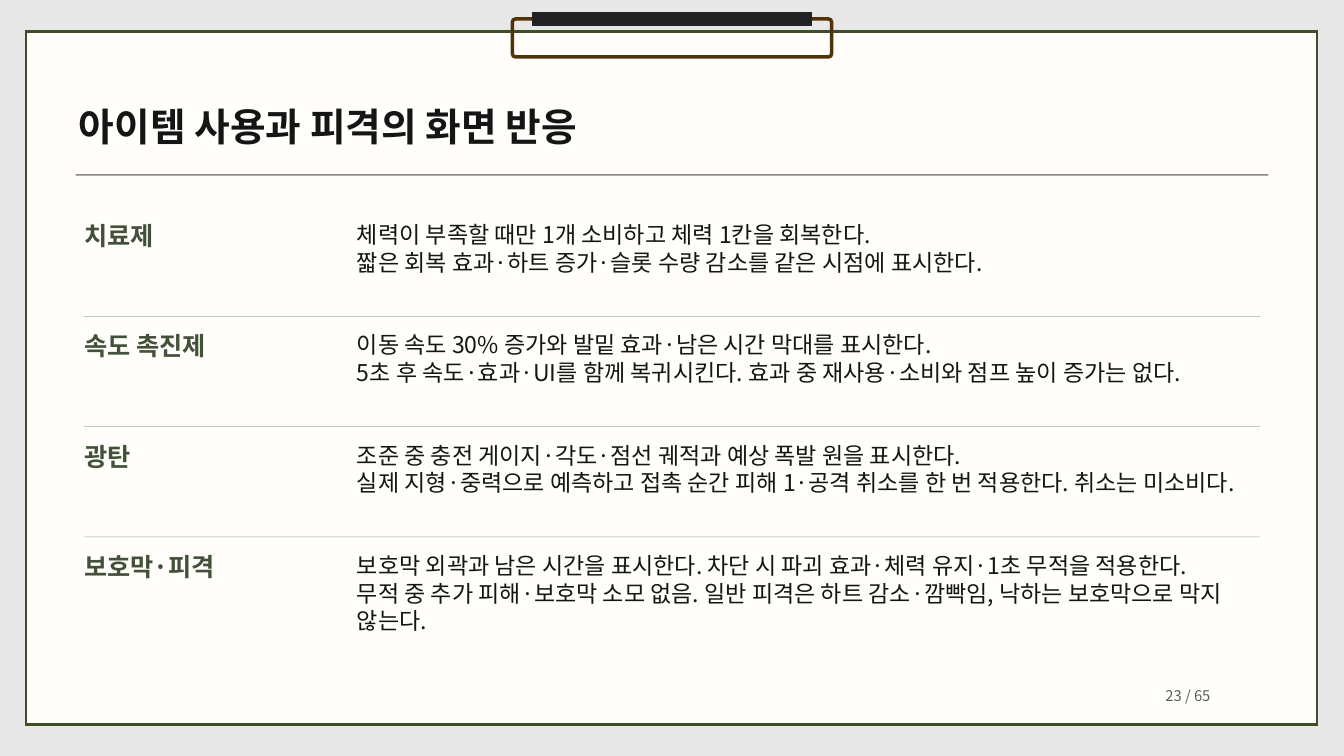
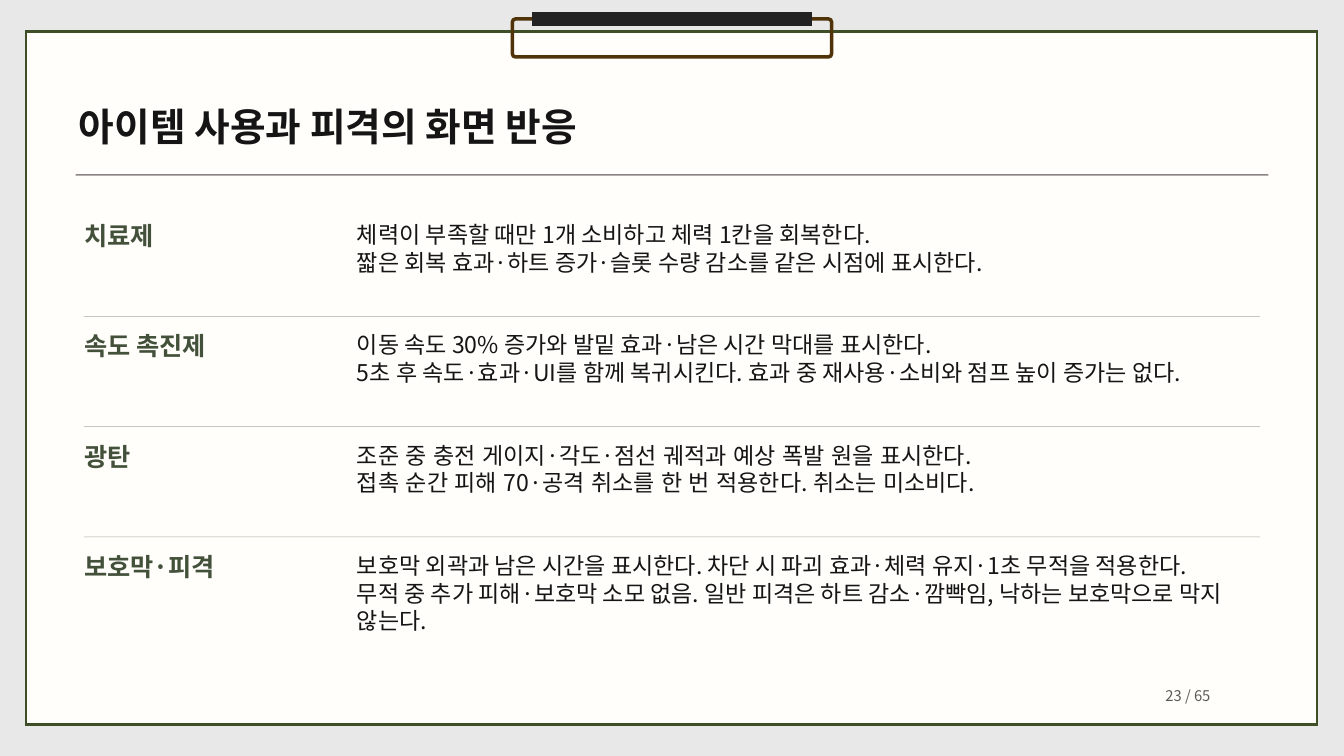
Before and after one commit to dbguswh/2Dgame_project, a slide deck: slide 23 of 2D게임프로그래밍 기획서.pptx. Drawn at 1344x756 pixels with LibreOffice and Linux fonts; fonts in the diff are those of the drawing. Boxes give left, top, right and bottom in pixels: in the first picture for what was removed or moved away, otherwise in the second. Text is boxed around its words. In the diff, an @@ line names an element or a change of style, - is before the commit and + after.

Commit message:
기획서에 곡예 연격과 침입자 체력 게이지 및 피해량을 먼저 반영

```diff
--- a/2D게임프로그래밍 기획서.pptx
+++ b/2D게임프로그래밍 기획서.pptx
@@ text at (x1=357, y1=472, x2=974, y2=493): text changed @@
-실제 지형·중력으로 예측하고 접촉 순간 피해 1·공격 취소를 한 번 적용한다. 취소는 미소비다.
+접촉 순간 피해 70·공격 취소를 한 번 적용한다. 취소는 미소비다.
```
Also in this commit, not shown: 20 other slides changed, 1 other file.
